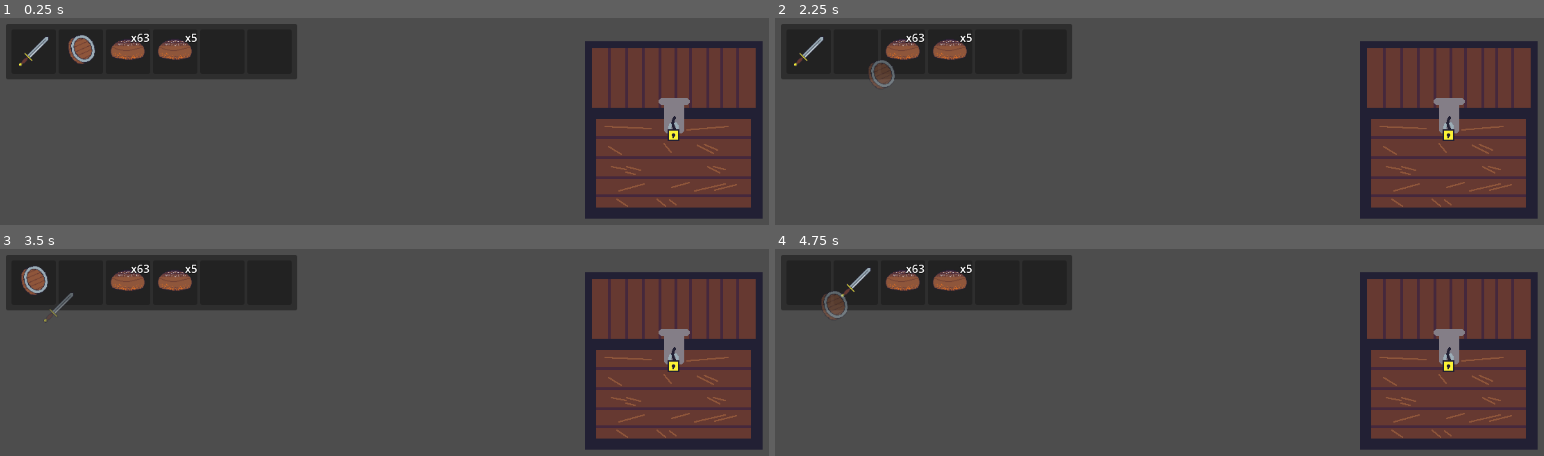
Above: before the commit, frames 1-4 (two rows, left to right).
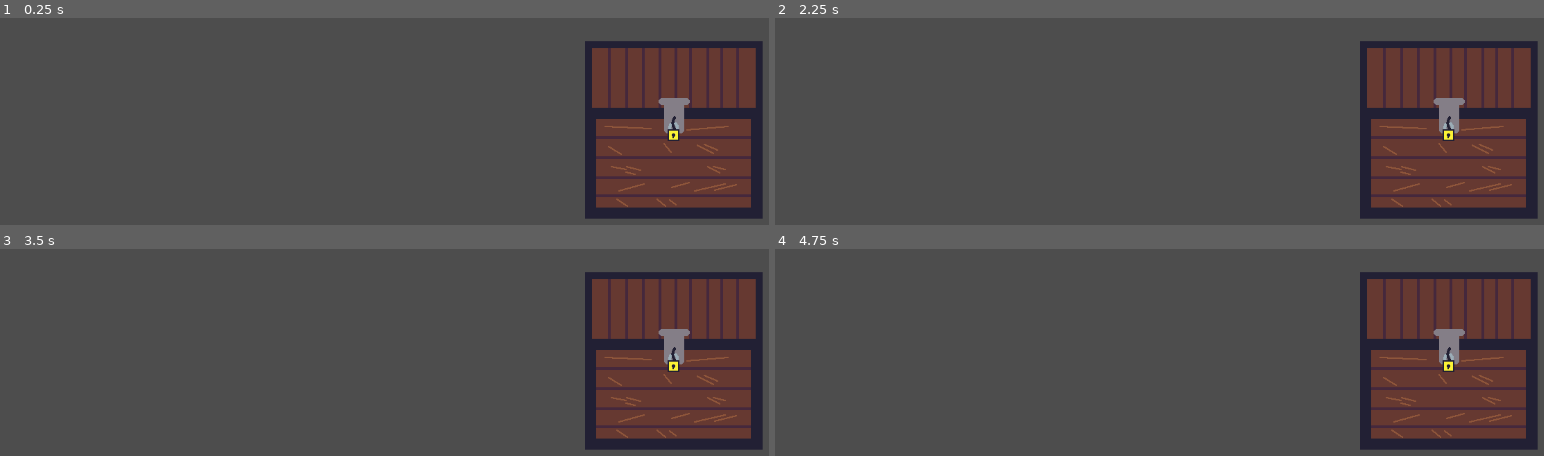
Above: after the commit, the same moments.

Repository: QGeeDev/CraftVentory2D
Game: Godot game, scene res://examples/ExampleScene.tscn
The game is run twice, just before and just after one commit, with the same random seed, the same clock (stepped at 60 frames per second) and the same inputs.
Inputs (mouse positions are in pixels of both pictures, inside the frame that each line leads up to):
- Up to frame 1 (0.25 s): no input
- Up to frame 2 (2.25 s): tap Enter at 0.5, 2 s; move the mouse to (805, 51) at 0.52 s; click (805, 51) at 0.67 s; tap Space at 1.25 s; click (805, 51) at 1.42 s; move the mouse to (859, 51) at 2.02 s; click (859, 51) at 2.17 s
- Up to frame 3 (3.5 s): tap Space at 2.75 s; move the mouse to (30, 282) at 2.77 s; click (30, 282) at 2.92 s
- Up to frame 4 (4.75 s): tap Enter at 3.5 s; move the mouse to (859, 282) at 3.52 s; click (859, 282) at 3.67 s; tap Space at 4.25 s; move the mouse to (805, 282) at 4.27 s; click (805, 282) at 4.42 s

The runs differ from the first frame. In frame 1, 10% of the frame differs, in the area x 0-39%, y 2-30%; in frame 2, 10%, in the area x 0-39%, y 2-34%; in frame 3, 10%; in frame 4, 10%.

Commit message:
Moved player inventory to node

Diff:
--- a/examples/ExampleScene.tscn
+++ b/examples/ExampleScene.tscn
@@ -20,6 +20,7 @@
 [node name="UI" type="CanvasLayer" parent="."]
 
 [node name="PlayerInventoryInterface" type="Control" parent="UI"]
+visible = false
 layout_mode = 3
 anchors_preset = 15
 anchor_right = 1.0
--- a/examples/PlayerData.gd
+++ b/examples/PlayerData.gd
@@ -1,3 +1,8 @@
 extends Node
 
 @export var inventory_data: InventoryData
+
+signal toggle_inventory_visible()
+
+func _unhandled_input(event: InputEvent) -> void:
+	pass
